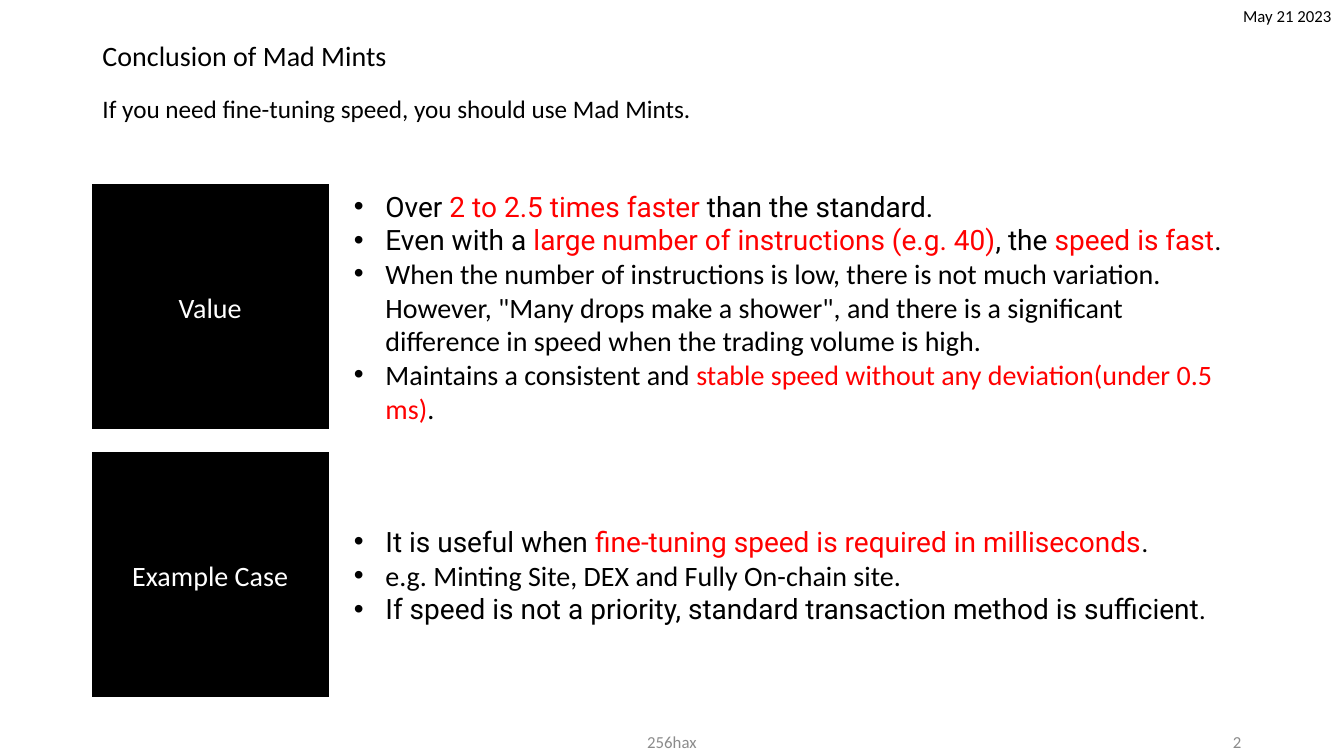
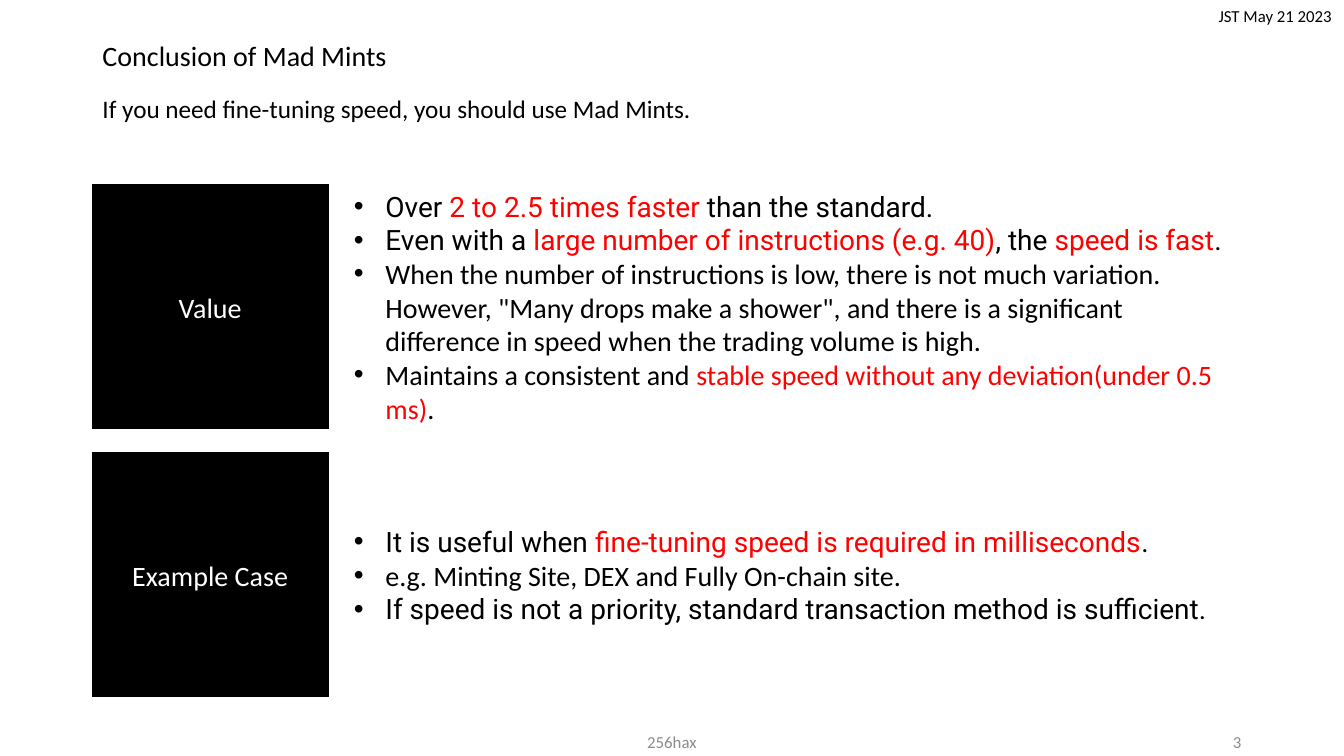
Before and after one commit to 256hax/mad-mints, a slide deck: slide 4 of docs/Mad-Mints.pptx (slide 3 before the commit). Drawn at 1344x756 pixels with LibreOffice and Linux fonts; fonts in the diff are those of the drawing; background and template pictures are left out. Boxes give left, top, right and bottom in pixels: in the first picture for what was removed or moved away, otherwise in the second. Text is boxed around its words. In the diff, an @@ line names an element or a change of style, - is before the commit and + after.

```diff
--- a/docs/Mad-Mints.pptx
+++ b/docs/Mad-Mints.pptx
@@ text at [1219, 11, 1332, 25]: text changed @@
-May 21 2023
+JST May 21 2023
@@ page number at [1233, 737, 1241, 748]: text changed @@
-2
+3
```
Also in this commit, not shown: 7 other slides changed, 1 slide added.
